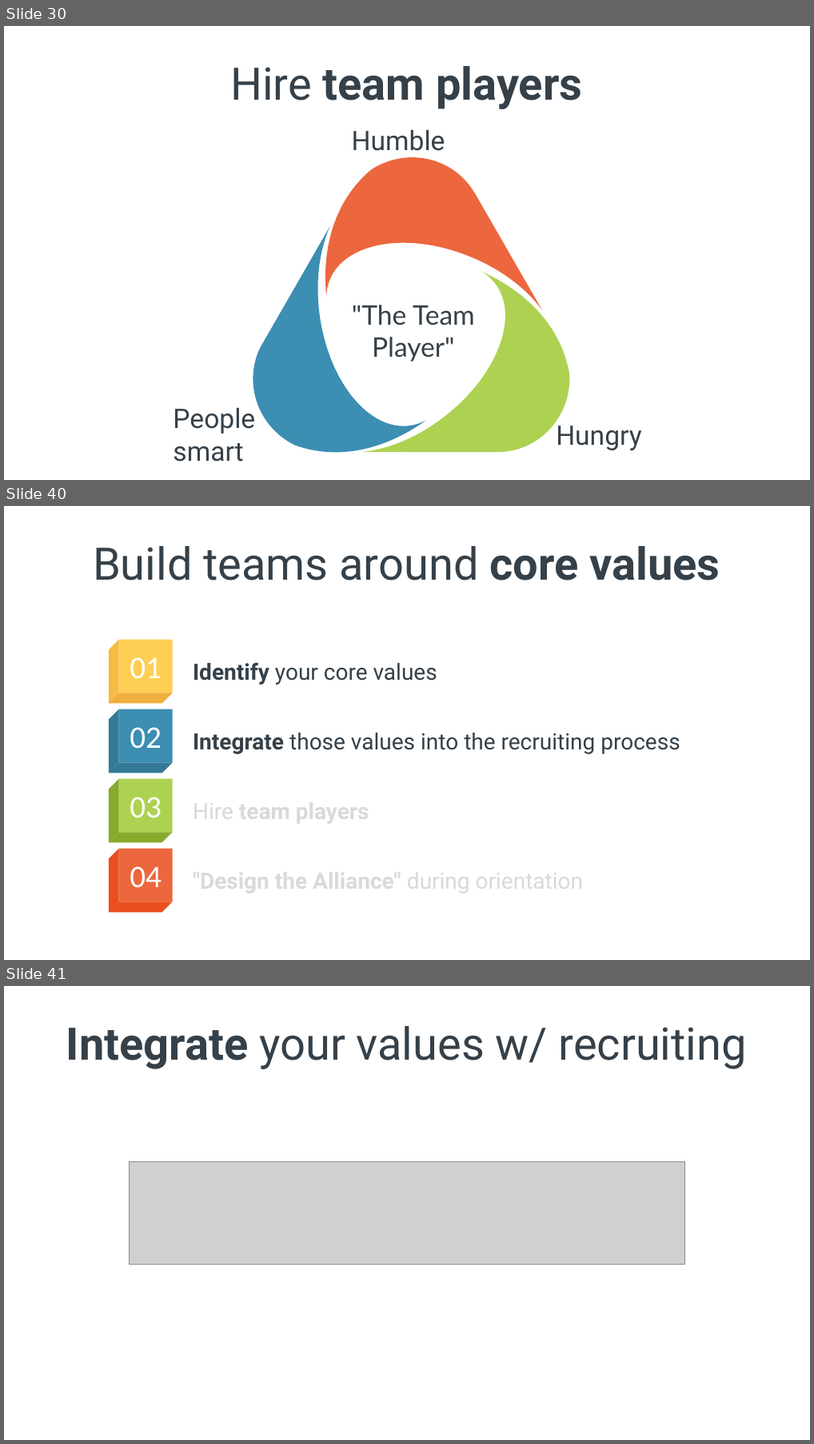
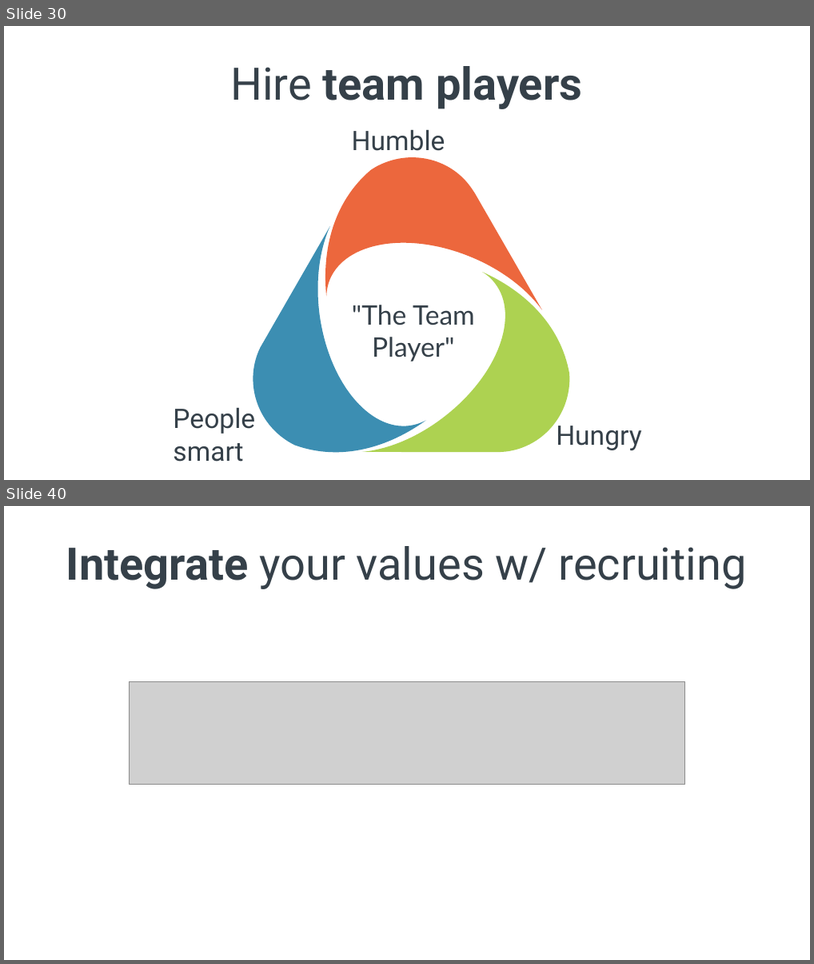
Before and after one commit to spetryjohnson/Talk---Hiring--Firing--and-Inspiring, a slide deck: Hiring, Firing, and Inspiring.pptx. Shown one above the other, each under a label of ours: slides 30, 40 and 41 before the commit, slides 30 and 40 after it; the slides between them are not shown. The pictures are 814x1444 and 814x964 pixels, drawn with LibreOffice and Linux fonts; fonts in the diff are those of the drawing; grey boxes stand for pictures. Boxes give left, top, right and bottom in pixels: in the first picture for what was removed or moved away, otherwise in the second. Text is boxed around its words. In the diff, an @@ line names an element or a change of style, - is before the commit and + after.

Commit message:
Added Design the Alliance

```diff
--- a/Hiring, Firing, and Inspiring.pptx
+++ b/Hiring, Firing, and Inspiring.pptx
@@ slide 40 removed at bbox=[4, 506, 810, 960], background #FFFFFF @@
@@ title removed at bbox=[93, 546, 721, 580] @@
-Build teams around core values
@@ freeform shape removed at bbox=[109, 639, 119, 703] @@
@@ rectangle removed at bbox=[119, 639, 173, 692] @@
@@ text removed at bbox=[130, 657, 162, 678] @@
-01
@@ text removed at bbox=[193, 662, 438, 684] @@
-Identify your core values
@@ freeform shape removed at bbox=[109, 693, 173, 704] @@
@@ freeform shape removed at bbox=[109, 709, 119, 773] @@
@@ rectangle removed at bbox=[119, 709, 173, 763] @@
@@ text removed at bbox=[130, 727, 162, 748] @@
-02
@@ text removed at bbox=[193, 732, 680, 754] @@
-Integrate those values into the recruiting process
@@ freeform shape removed at bbox=[109, 763, 173, 773] @@
@@ freeform shape removed at bbox=[109, 779, 119, 842] @@
@@ rectangle removed at bbox=[119, 779, 173, 832] @@
@@ text removed at bbox=[130, 796, 162, 817] @@
-03
@@ text removed at bbox=[193, 796, 370, 825] @@
-Hire team players
@@ freeform shape removed at bbox=[109, 832, 173, 842] @@
@@ freeform shape removed at bbox=[109, 848, 119, 912] @@
@@ rectangle removed at bbox=[119, 848, 173, 901] @@
@@ text removed at bbox=[193, 865, 583, 895] @@
-"Design the Alliance" during orientation
@@ text removed at bbox=[130, 866, 162, 888] @@
-04
@@ freeform shape removed at bbox=[109, 902, 173, 912] @@
@@ what was slide 41 is now slide 40 @@
```
Also in this commit, not shown: 6 slides changed, 2 slides added, 9 other slides removed, 1 other file.
